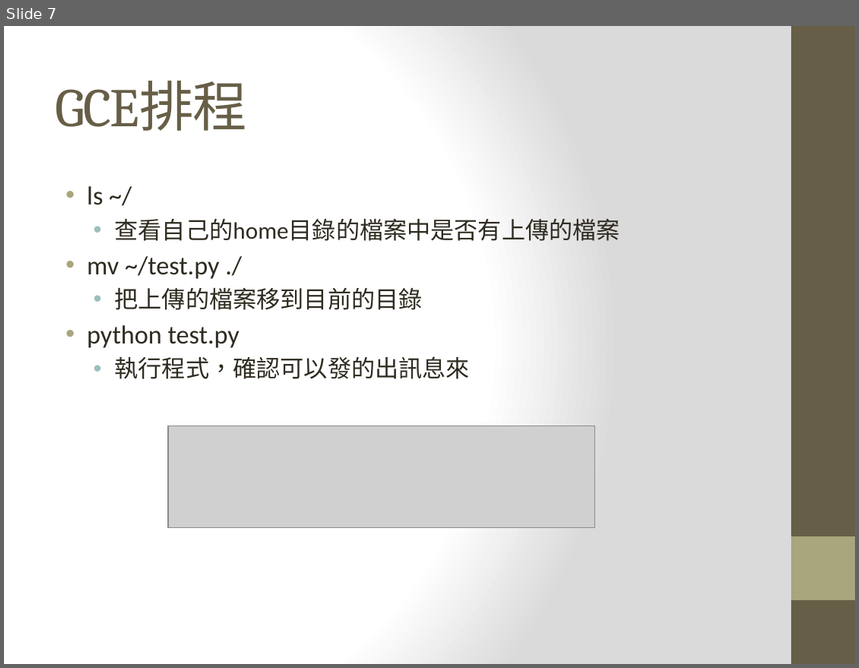
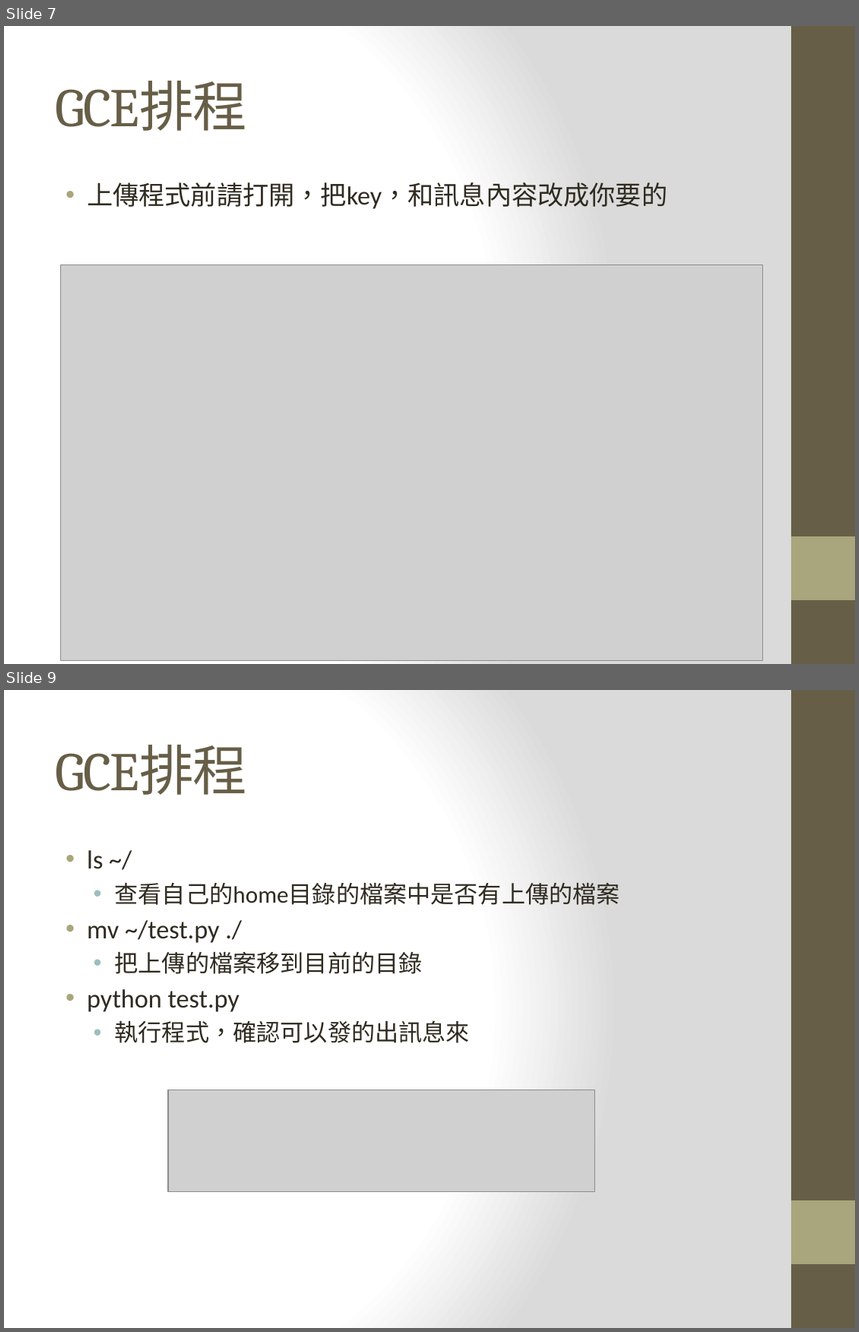
Before and after one commit to maloyang/KH20200704_Python_Basic_and_ML, a slide deck: Day3/Day3-3.pptx. Shown one above the other, each under a label of ours: slide 7 before the commit, slides 7 and 9 after it; the slides between them are not shown. The pictures are 859x668 and 859x1332 pixels, drawn with LibreOffice and Linux fonts; fonts in the diff are those of the drawing; grey boxes stand for pictures. Boxes give left, top, right and bottom in pixels: in the first picture for what was removed or moved away, otherwise in the second. Text is boxed around its words. In the diff, an @@ line names an element or a change of style, - is before the commit and + after.

```diff
--- a/Day3/Day3-3.pptx
+++ b/Day3/Day3-3.pptx
@@ slide 7 added at (4, 26, 855, 664), background gradient #FFFFFF to #DADADA; not listed: 2 template elements that a slide beside it also shows @@
@@ title added at (55, 81, 247, 131), 46 pt, text #675E47 @@
+GCE排程
@@ text added at (87, 183, 667, 209), 22 pt, text #2F2B20 @@
+• 上傳程式前請打開，把key，和訊息內容改成你要的
@@ picture added at (61, 265, 763, 661) @@
@@ what was slide 7 is now slide 9 @@
```
Also in this commit, not shown: 2 slides changed, 5 other slides added, 1 slide removed.
